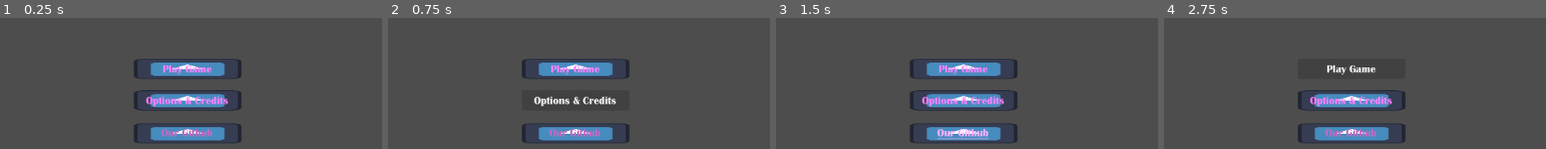
Above: before the commit, frames 1-4 (left to right).
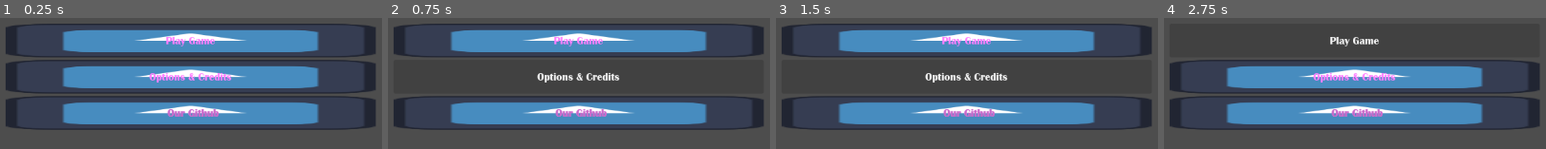
Above: after the commit, the same moments.

Repository: Guyiy1324/Jumpe-r-r-r-r-r-r-r-r
Game: Godot game, scene res://MainMenu.tscn
The game is run twice, just before and just after one commit, with the same random seed, the same clock (stepped at 60 frames per second) and the same inputs. The engine's default icon, where the game draws it, is replaced by a stand-in: a white triangle on a blue panel in a dark square.
Inputs (mouse positions are in pixels of both pictures, inside the frame that each line leads up to; where the layout moved, square brackets give the same spot in the first picture):
- Up to frame 1 (0.25 s): no input
- Up to frame 2 (0.75 s): click "Options & Credits" at 0.5 s
- Up to frame 3 (1.5 s): click (967, 76) [963, 133] at 1.25 s
- Up to frame 4 (2.75 s): click "Play Game" at 2 s

The runs differ from the first frame. In frame 1, 48% of the frame differs, in the area x 1-99%, y 4-96%; in frame 2, 36%; in frame 3, 36%; in frame 4, 33%.

Commit message:
more button

Diff:
--- a/jump-e-r/MainMenu.tscn
+++ b/jump-e-r/MainMenu.tscn
@@ -11,70 +11,65 @@
 anchors_preset = 15
 anchor_right = 1.0
 anchor_bottom = 1.0
+offset_left = 4.0
+offset_top = 10.0
+offset_right = 4.0
+offset_bottom = 10.0
 grow_horizontal = 2
 grow_vertical = 2
 
-[node name="Button" type="Button" parent="." unique_id=1151985260]
+[node name="VBoxContainer" type="VBoxContainer" parent="." unique_id=1311457273]
 layout_mode = 1
 anchors_preset = 8
 anchor_left = 0.5
 anchor_top = 0.5
 anchor_right = 0.5
 anchor_bottom = 0.5
-offset_left = -81.0
-offset_top = -15.5
-offset_right = 81.0
-offset_bottom = 15.5
+offset_left = -279.5
+offset_top = -126.5
+offset_right = 279.5
+offset_bottom = 126.5
 grow_horizontal = 2
 grow_vertical = 2
+
+[node name="Button" type="Button" parent="VBoxContainer" unique_id=1151985260]
+layout_mode = 2
 theme_override_colors/font_color = Color(1.4643909, 0.4986225, 1.3796744, 1)
 theme_override_fonts/font = ExtResource("1_i26rj")
 theme_override_styles/normal = SubResource("StyleBoxTexture_h7a2f")
-text = "Options & Credits"
+text = "
+Play Game
 
-[node name="Button2" type="Button" parent="." unique_id=1590294479]
-layout_mode = 1
-anchors_preset = 8
-anchor_left = 0.5
-anchor_top = 0.5
-anchor_right = 0.5
-anchor_bottom = 0.5
-offset_left = -81.0
-offset_top = 34.5
-offset_right = 81.0
-offset_bottom = 65.5
-grow_horizontal = 2
-grow_vertical = 2
+ "
+icon_alignment = 1
+
+[node name="Button2" type="Button" parent="VBoxContainer" unique_id=1590294479]
+layout_mode = 2
 theme_override_colors/font_color = Color(1.4643909, 0.4986225, 1.3796744, 1)
 theme_override_fonts/font = ExtResource("1_i26rj")
 theme_override_styles/normal = SubResource("StyleBoxTexture_h7a2f")
+text = "
+Options & Credits
+ "
 
-[node name="Button3" type="Button" parent="." unique_id=2017524966]
-layout_mode = 1
-anchors_preset = 8
-anchor_left = 0.5
-anchor_top = 0.5
-anchor_right = 0.5
-anchor_bottom = 0.5
-offset_left = -81.0
-offset_top = -63.5
-offset_right = 81.0
-offset_bottom = -32.5
-grow_horizontal = 2
-grow_vertical = 2
+[node name="Button3" type="Button" parent="VBoxContainer" unique_id=2017524966]
+layout_mode = 2
 theme_override_colors/font_color = Color(1.4643909, 0.4986225, 1.3796744, 1)
 theme_override_fonts/font = ExtResource("1_i26rj")
 theme_override_styles/normal = SubResource("StyleBoxTexture_h7a2f")
-text = "Play Game"
+text = "
+  Our Github
+
+ "
 
 [node name="LinkButton" type="LinkButton" parent="." unique_id=1445002077]
 layout_mode = 0
-offset_left = 494.0
-offset_top = 357.0
-offset_right = 658.0
-offset_bottom = 391.0
+offset_left = 296.5
+offset_top = 306.5
+offset_right = 855.5
+offset_bottom = 361.0
 offset_transform_enabled = true
-offset_transform_position = Vector2(42, 8)
+offset_transform_position = Vector2(244.5, 18)
 theme_override_colors/font_color = Color(0.7680918, 0.41388714, 0.7680918, 1)
 theme_override_colors/font_hover_color = Color(1.5598607, 0.68947756, 1.451813, 1)
 theme_override_fonts/font = ExtResource("1_i26rj")
